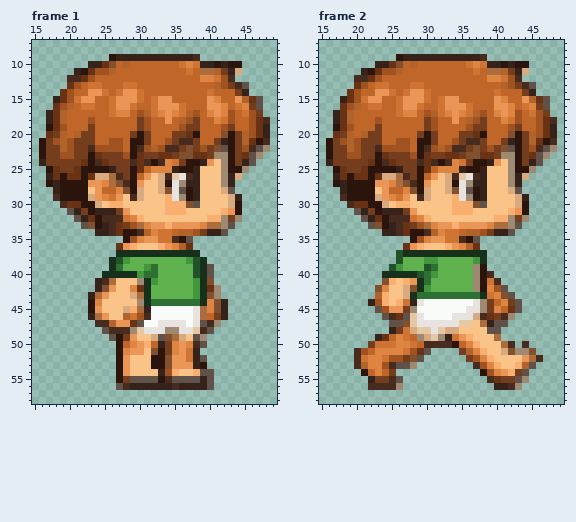
Two states of a pixel-art file, assets/sprites/hero/shirt_edit.ase. That is the earlier state.
64x64 pixels, 5 frames. Colours within 5 levels of each other are drawn and written as one. Shown: frame 1: x 15..49, y 7..58; frame 2: x 15..49, y 7..58. The commit also changed other frames, which this record leaves out.
New version:
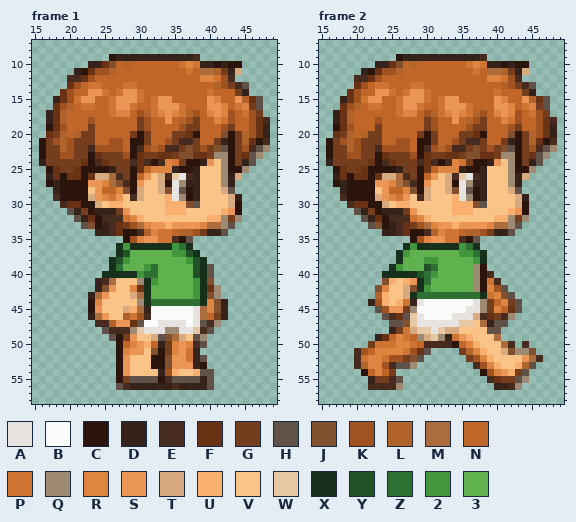
Palette (. is transparent): A #e6e3e0  B #fafcfa  C #2b140c  D #34221b  E #472b1f  F #693215  G #743e1e  H #605248  J #81502e  K #a15221  L #b0632b  M #ab6d3e  N #c06629  P #d07434  Q #9e8972  R #de8541  S #eb9656  T #d7aa7f  U #f9af70  V #fac489  W #e6c9a4  X #16301c  Y #225228  Z #2e7034  2 #42963c  3 #60b24e
What changed:
--- frame 1, layer "shirt"
@@ x 25..39 @@
 35 ...CKRSSPPECH..
-36 ..FSUVVVUSRLF..
-37 ..XXXXXXXXXXXX.
+36 ..X2XXXXXX2ZX..
+37 ..XY33333322YX.
 38 .XY2333333332YX
--- frame 2, layer "shirt"
@@ x 23..39 @@
 35 .....CKRSSPPECH..
-36 ....FSUVVVUSRLF..
-37 ...YXXXXXXXXXXXX.
-38 ...Y33322333332X.
-39 ..Y2333YZ33333QC.
+36 ....X2XXXXXX2ZX..
+37 ...X2333333322ZX.
+38 ...X33322333332X.
+39 ..X2333YZ33333QC.
 40 .XXXXXYZ233333QCE
Changed places in both pictures, as pixel boxes (x1, y1, x2, y2):
changed: (116, 243, 193, 257)
changed: (389, 243, 480, 271)
